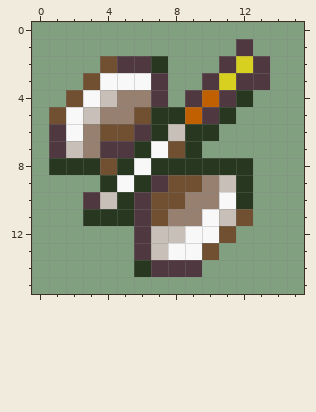
File history of a pixel-art sprite, assets/weapons/axe1.png. That is the earlier state.
The file is 16x16 pixels.
The same view after the edit:
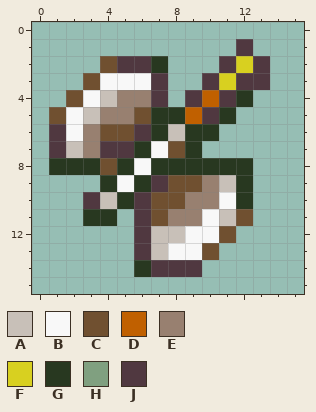
Palette (. is transparent): A #c8c0b8  B #f8f8f8  C #705030  D #c06000  E #988070  F #d8d020  G #283820  H #80a080  J #503840
Change:
y 0: x 0..15 HHHHHHHHHHHHHHHH -> ................
y 1: x 0..11 HHHHHHHHHHHH -> ............; x 13..15 HHH -> ...
y 2: x 0..3 HHHH -> ....; x 8..10 HHH -> ...; x 14..15 HH -> ..
y 3: x 0..2 HHH -> ...; x 8..9 HH -> ..; x 14..15 HH -> ..
y 4: x 0..1 HH -> ..; x 8 H -> .; x 13..15 HHH -> ...
y 5: x 0 H -> .; x 12..15 HHHH -> ....
y 6: x 0 H -> .; x 11..15 HHHHH -> .....
y 7: x 0 H -> .; x 10..15 HHHHHH -> ......
y 8: x 0 H -> .; x 13..15 HHH -> ...
y 9: x 0..3 HHHH -> ....; x 13..15 HHH -> ...
y 10: x 0..2 HHH -> ...; x 13..15 HHH -> ...
y 11: x 0..2 HHH -> ...; x 5 G -> .; x 13..15 HHH -> ...
y 12: x 0..5 HHHHHH -> ......; x 12..15 HHHH -> ....
y 13: x 0..5 HHHHHH -> ......; x 11..15 HHHHH -> .....
y 14: x 0..5 HHHHHH -> ......; x 10..15 HHHHHH -> ......
y 15: x 0..15 HHHHHHHHHHHHHHHH -> ................
